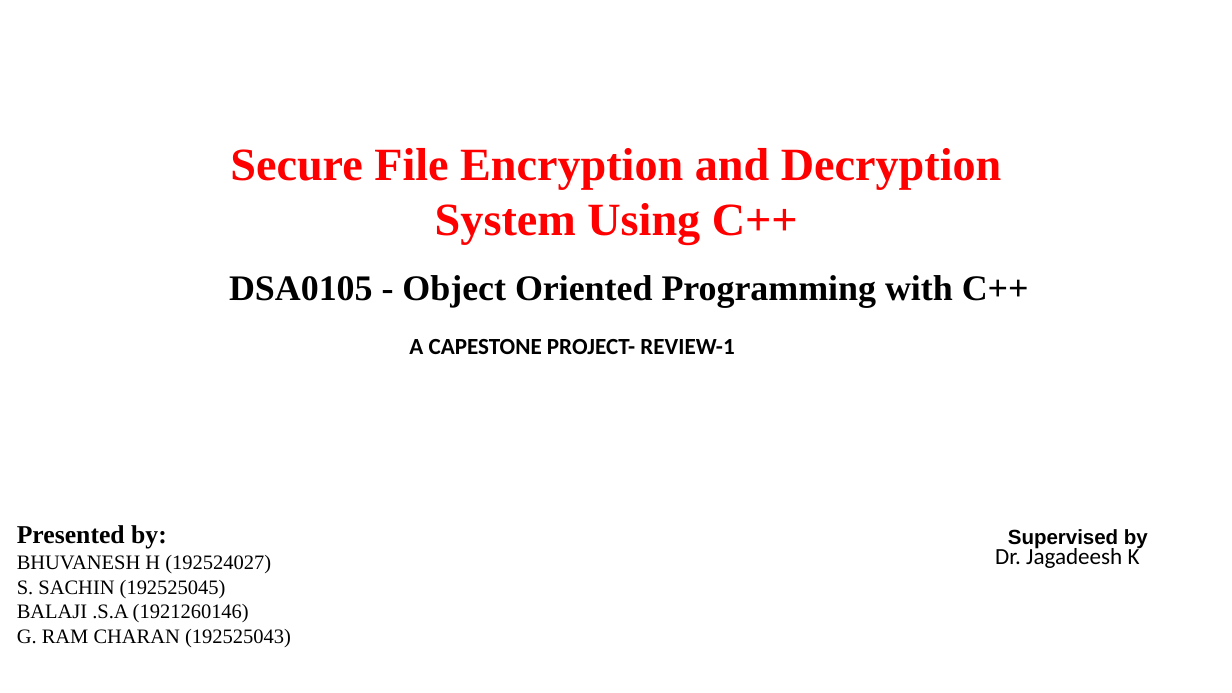
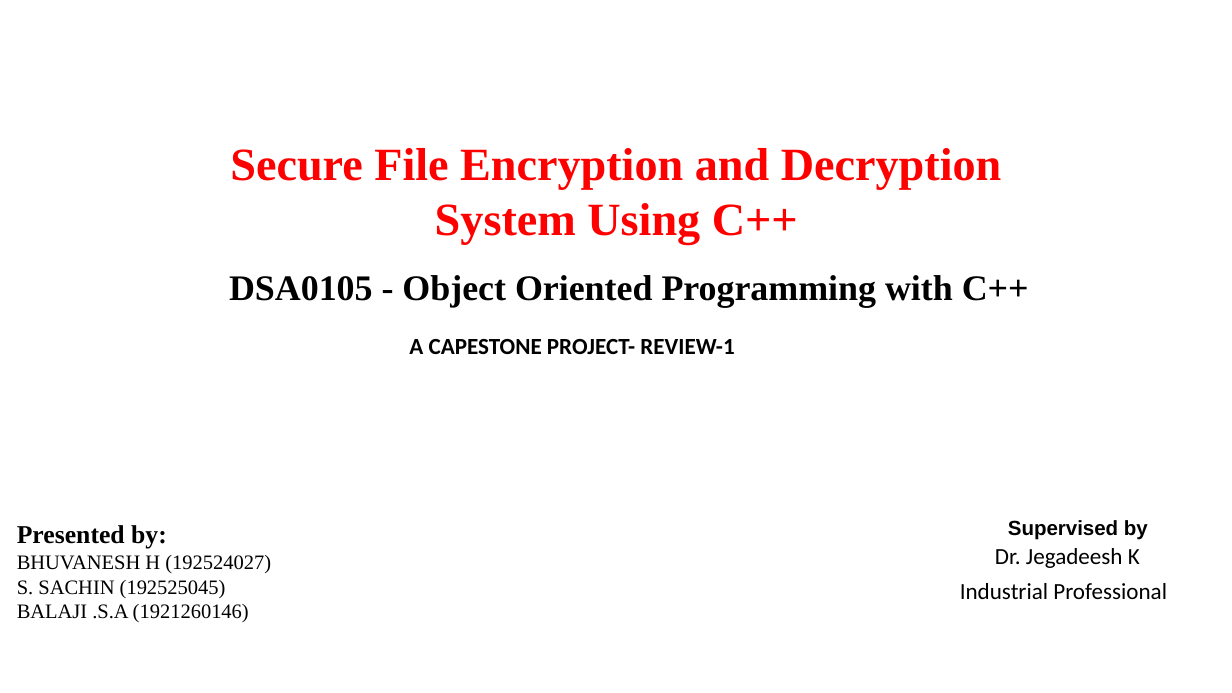
Before and after one commit to Bhuvispartiate/DSA0105, a slide deck: slide 1 of Capstone/REVIEW 1.pptx. Drawn at 1232x693 pixels with LibreOffice and Linux fonts; fonts in the diff are those of the drawing; background and template pictures are left out. Boxes give left, top, right and bottom in pixels: in the first picture for what was removed or moved away, otherwise in the second. Text is boxed around its words. In the diff, an @@ line names an element or a change of style, - is before the commit and + after.

```diff
--- a/Capstone/REVIEW 1.pptx
+++ b/Capstone/REVIEW 1.pptx
@@ text "Supervised by": place and size @@
-text "Supervised by" at box(1008, 529, 1148, 549)
+text "Supervised by" at box(1008, 520, 1148, 540)
@@ text at box(960, 548, 1167, 599): text changed @@
-Dr. Jagadeesh K
+Dr. Jegadeesh K
+Industrial Professional
@@ text at box(17, 629, 291, 647): paragraph removed @@
-G. RAM CHARAN (192525043)
```
Also in this commit, not shown: 1 other file.
